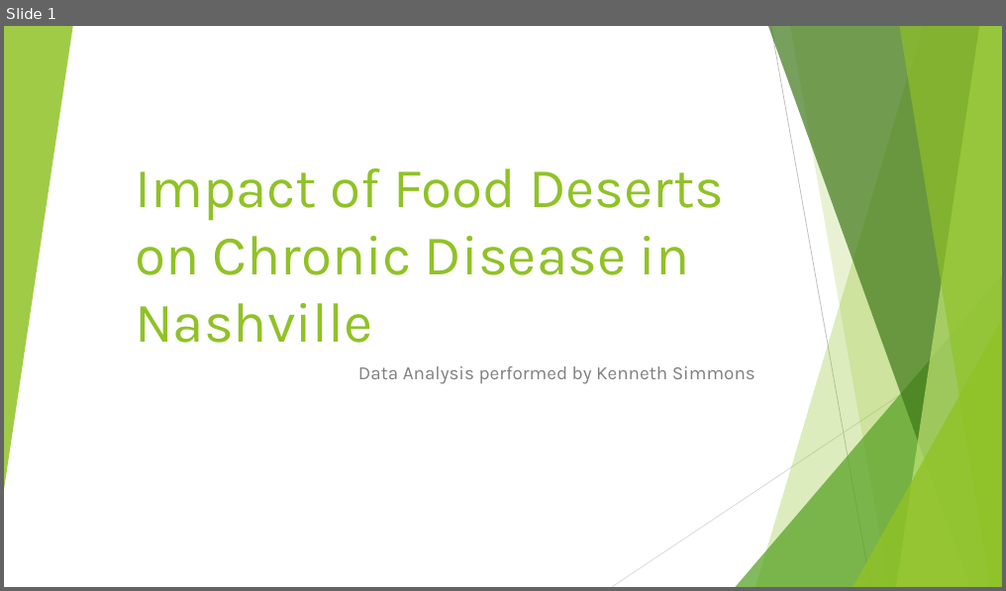
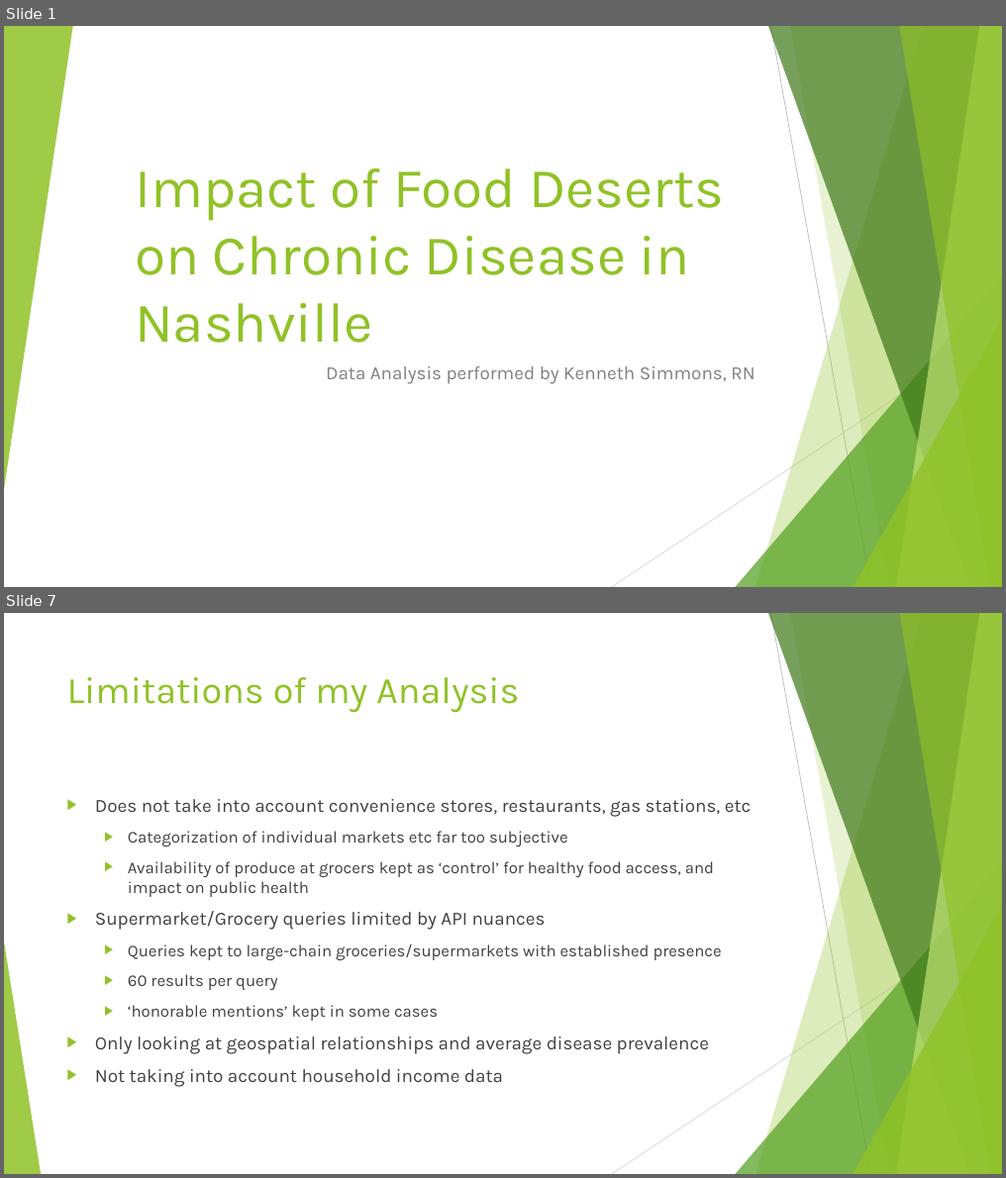
Before and after one commit to latestnight/capstone, a slide deck: food_desert_pp.pptx. Shown one above the other, each under a label of ours: slide 1 before the commit, slides 1 and 7 after it; the slides between them are not shown. The pictures are 1006x591 and 1006x1178 pixels, drawn with LibreOffice and Linux fonts; fonts in the diff are those of the drawing. Boxes give left, top, right and bottom in pixels: in the first picture for what was removed or moved away, otherwise in the second. Text is boxed around its words. In the diff, an @@ line names an element or a change of style, - is before the commit and + after.

```diff
--- a/food_desert_pp.pptx
+++ b/food_desert_pp.pptx
@@ slide 7 added at (x1=4, y1=613, x2=1002, y2=1174), background #FFFFFF; not listed: 9 template elements that a slide beside it also shows @@
@@ title added at (x1=67, y1=677, x2=519, y2=713), 36 pt, text #90C226 @@
+Limitations of my Analysis
@@ text added at (x1=95, y1=799, x2=751, y2=1087), 16 pt, text #404040 @@
+▶ Does not take into account convenience stores, restaurants, gas stations, etc
+  ▶ Categorization of individual markets etc far too subjective
+  ▶ Availability of produce at grocers kept as ‘control’ for healthy food access, and impact on public health
+▶ Supermarket/Grocery queries limited by API nuances
+  ▶ Queries kept to large-chain groceries/supermarkets with established presence
+  ▶ 60 results per query
+  ▶ ‘honorable mentions’ kept in some cases
+▶ Only looking at geospatial relationships and average disease prevalence
+▶ Not taking into account household income data
@@ triangle added at (x1=4, y1=942, x2=41, y2=1174), fill #90C226 at 85% opacity @@
@@ slide 1 changed as well @@
@@ subtitle at (x1=326, y1=367, x2=754, y2=384): text changed @@
-Data Analysis performed by Kenneth Simmons
+Data Analysis performed by Kenneth Simmons, RN
```
Also in this commit, not shown: 2 other slides changed, 13 other slides added, 18 other files.
